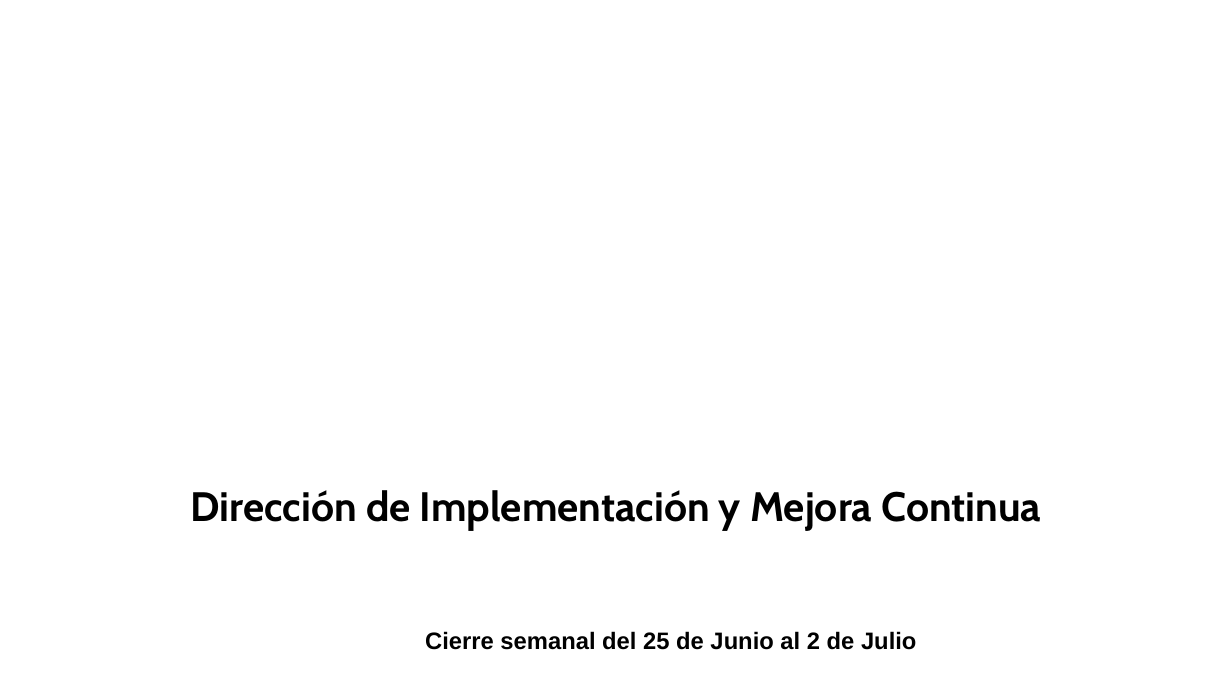
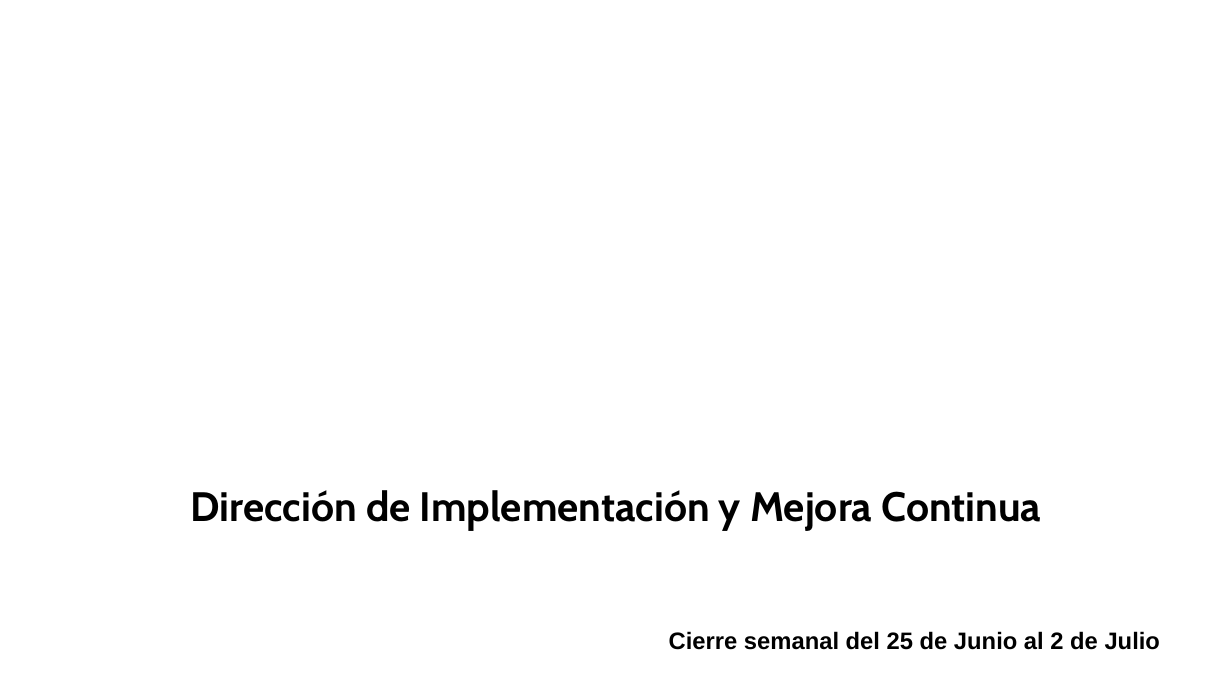
Before and after one commit to DTI-Dashboard/Proyectos, a slide deck: slide 1 of cierre_base.pptx. Drawn at 1232x693 pixels with LibreOffice and Linux fonts; fonts in the diff are those of the drawing; background and template pictures are left out. Boxes give left, top, right and bottom in pixels: in the first picture for what was removed or moved away, otherwise in the second. Text is boxed around its words. In the diff, an @@ line names an element or a change of style, - is before the commit and + after.

Commit message:
cierre_base: fecha derecha slide1 + contenido bajo slide2 para mostrar logo

```diff
--- a/cierre_base.pptx
+++ b/cierre_base.pptx
@@ text "Cierre semanal del 25 de ...": place and size @@
-text "Cierre semanal del 25 de ..." at [425, 631, 916, 650]
+text "Cierre semanal del 25 de ..." at [669, 631, 1160, 650]
@@ text "Cierre semanal del 25 de ..." at [669, 631, 1160, 650]: alignment centre to right @@
```
Also in this commit, not shown: 1 other slide changed.
